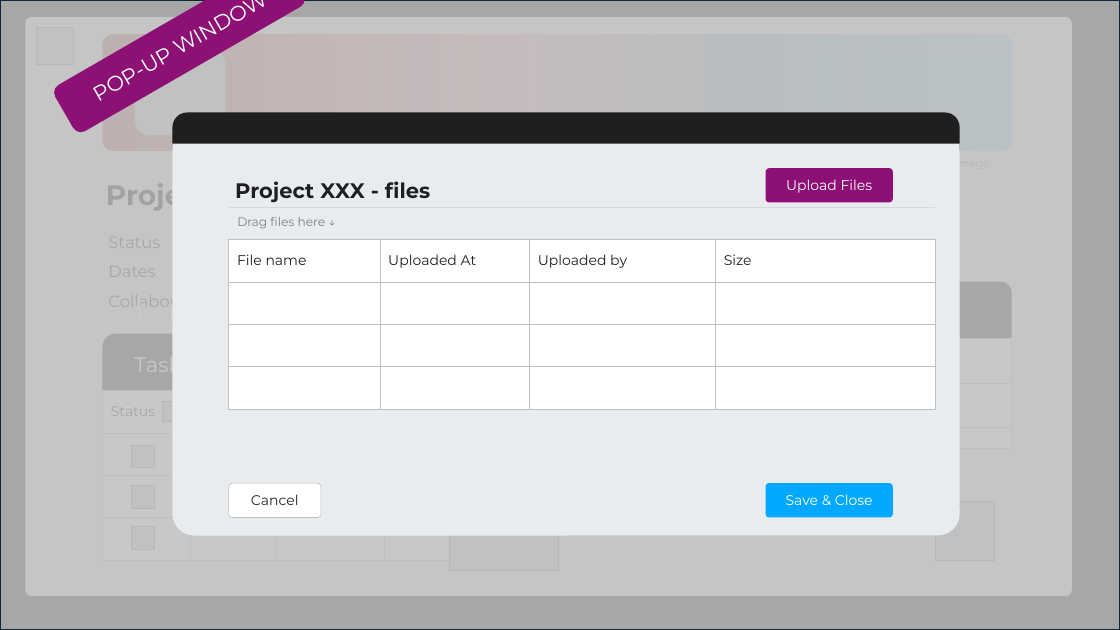
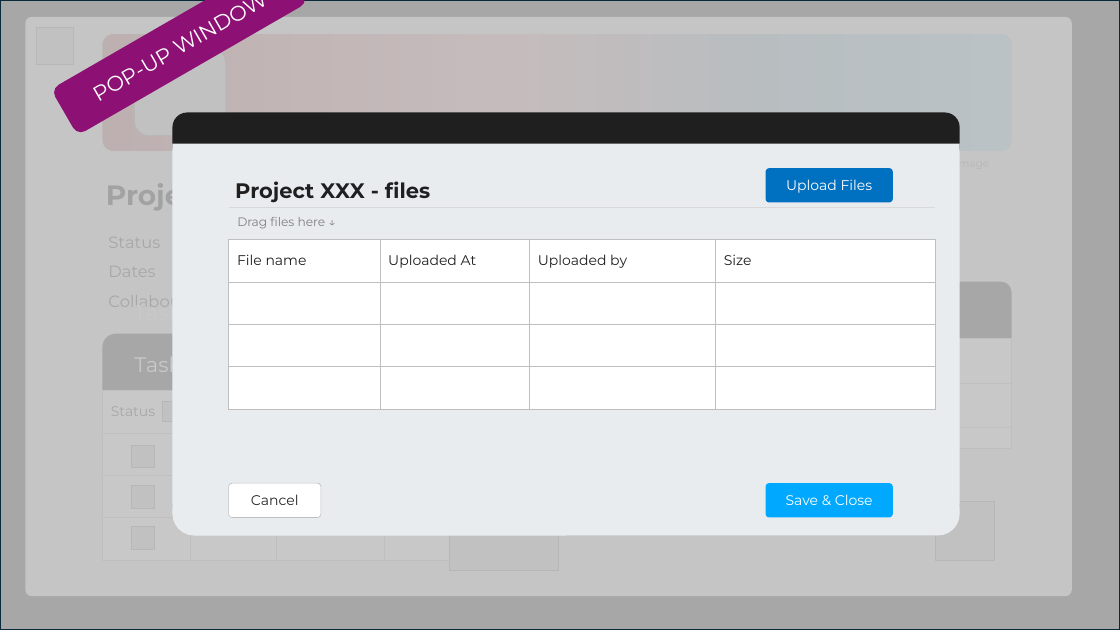
Before and after one commit to oiivantsov/porject-manager, a slide deck: slide 12 of frontend/uidesign.pptx (slide 11 before the commit). Drawn at 1120x630 pixels with LibreOffice and Linux fonts; fonts in the diff are those of the drawing; grey boxes stand for pictures. Boxes give left, top, right and bottom in pixels: in the first picture for what was removed or moved away, otherwise in the second. Text is boxed around its words. In the diff, an @@ line names an element or a change of style, - is before the commit and + after.

```diff
--- a/frontend/uidesign.pptx
+++ b/frontend/uidesign.pptx
@@ rounded rectangle "Upload Files" at [765, 168, 893, 202]: fill #8D1175 to #0070C0 @@
```
Also in this commit, not shown: 1 other slide changed, 1 slide added.
